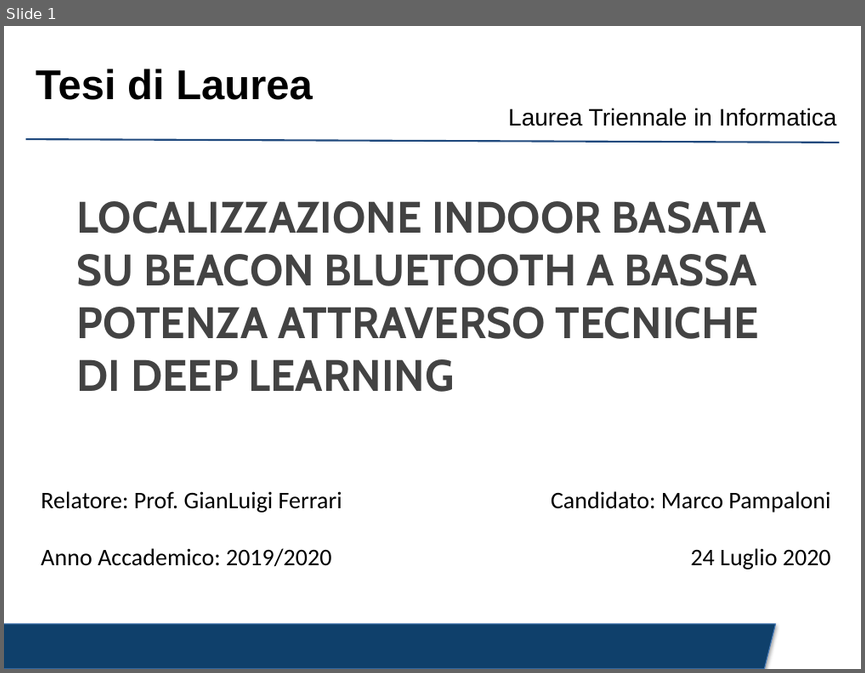
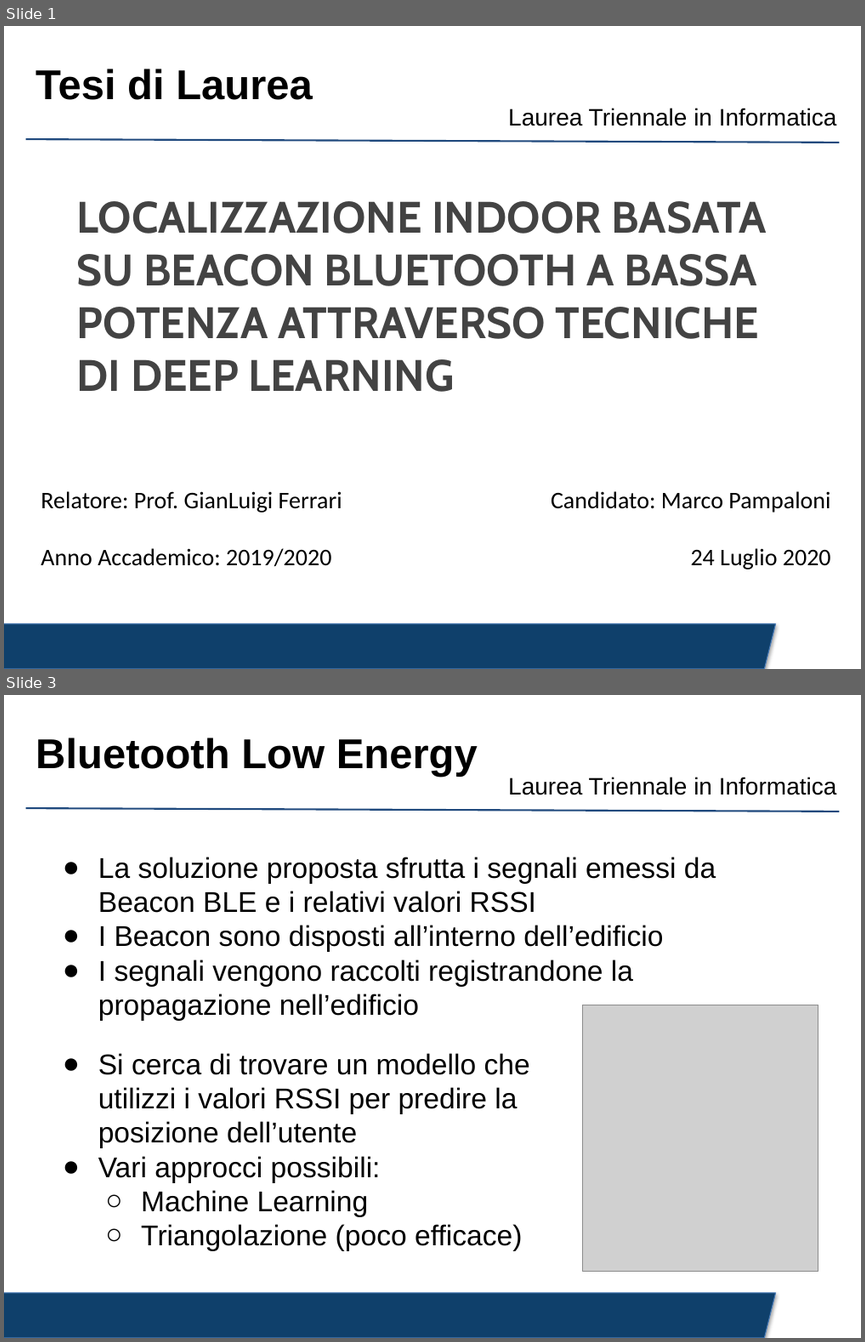
Before and after one commit to crybot/indoor-localization-deep-learning, a slide deck: presentation/presentation.pptx. Shown one above the other, each under a label of ours: slide 1 before the commit, slides 1 and 3 after it; the slides between them are not shown. The pictures are 865x673 and 865x1342 pixels, drawn with LibreOffice and Linux fonts; fonts in the diff are those of the drawing; grey boxes stand for pictures; background and template pictures are left out. Boxes give left, top, right and bottom in pixels: in the first picture for what was removed or moved away, otherwise in the second. Text is boxed around its words. In the diff, an @@ line names an element or a change of style, - is before the commit and + after.

Commit message:
Add presentation slides revision

```diff
--- a/presentation/presentation.pptx
+++ b/presentation/presentation.pptx
@@ slide 3 added at <box>4,695,861,1338</box>, background #FFFFFF; not listed: 3 template elements that a slide beside it also shows @@
@@ title added at <box>35,737,477,777</box>, 35 pt, text #000000, bold @@
+Bluetooth Low Energy
@@ text added at <box>98,857,715,1021</box>, 24 pt, text #000000 @@
+● La soluzione proposta sfrutta i segnali emessi da Beacon BLE e i relativi valori RSSI
+● I Beacon sono disposti all’interno dell’edificio
+● I segnali vengono raccolti registrandone la propagazione nell’edificio
@@ picture added at <box>582,1004,818,1270</box> @@
@@ text added at <box>98,1053,530,1251</box>, 24 pt, text #000000 @@
+● Si cerca di trovare un modello che utilizzi i valori RSSI per predire la posizione dell’utente
+● Vari approcci possibili:
+  ○ Machine Learning
+  ○ Triangolazione (poco efficace)
```
Also in this commit, not shown: 1 slide changed, 9 other slides added, 7 slides removed, 4 other files.
